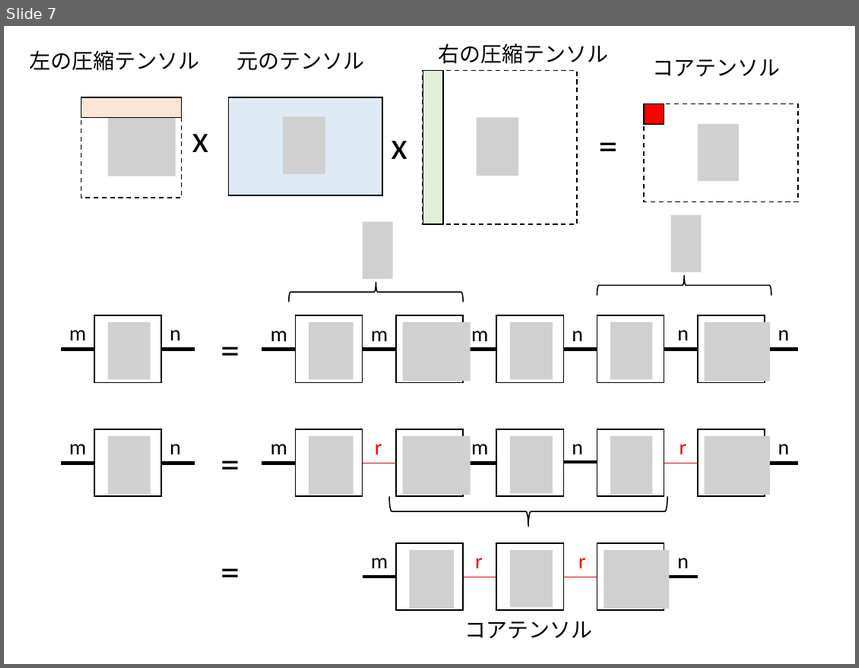
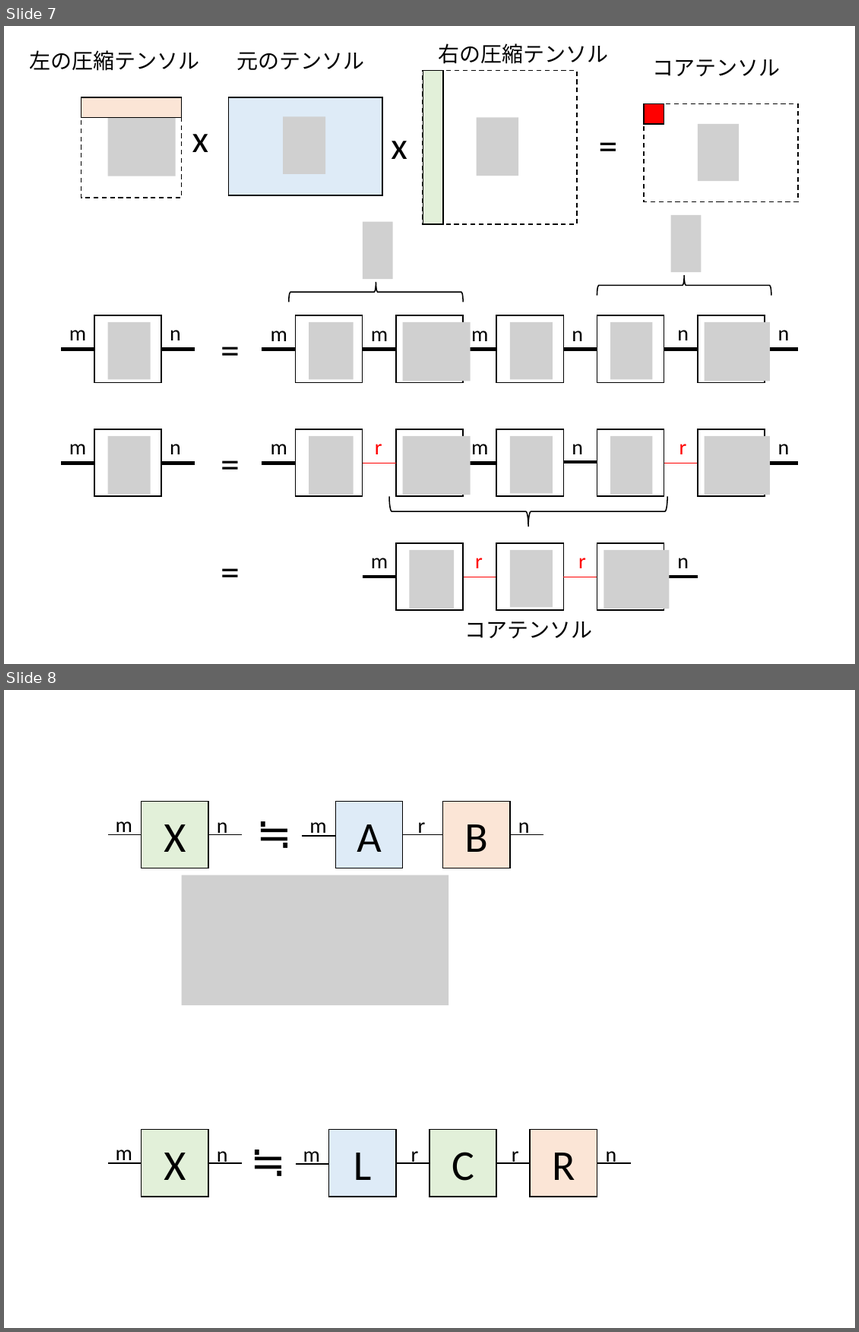
Before and after one commit to kaityo256/qiita, a slide deck: daimyo_tucker/fig.pptx. Shown one above the other, each under a label of ours: slide 7 before the commit, slides 7 and 8 after it. The pictures are 859x668 and 859x1332 pixels, drawn with LibreOffice and Linux fonts; fonts in the diff are those of the drawing; grey boxes stand for pictures. Boxes give left, top, right and bottom in pixels: in the first picture for what was removed or moved away, otherwise in the second. Text is boxed around its words. In the diff, an @@ line names an element or a change of style, - is before the commit and + after.

```diff
--- a/daimyo_tucker/fig.pptx
+++ b/daimyo_tucker/fig.pptx
@@ slide 8 added at [4,690,855,1328], background #FFFFFF @@
@@ rectangle added at [141,802,208,869], fill #E2F0D9, outline #000000 1 pt, 36 pt, text #000000 @@
+X
@@ text added at [248,802,297,862], 36 pt, text #000000 @@
+≒
@@ rectangle added at [336,802,403,869], fill #DEEBF7, outline #000000 1 pt, 36 pt, text #000000 @@
+A
@@ rectangle added at [443,802,510,869], fill #FBE5D6, outline #000000 1 pt, 36 pt, text #000000 @@
+B
@@ text added at [116,821,132,835], 18 pt, text #000000 @@
+m
@@ text added at [217,822,228,835], 18 pt, text #000000 @@
+n
@@ text added at [310,822,326,837], 18 pt, text #000000 @@
+m
@@ text added at [418,822,426,835], 18 pt, text #000000 @@
+r
@@ text added at [519,822,530,835], 18 pt, text #000000 @@
+n
@@ line added from (141, 834) to (108, 834), #000000 1 pt @@
@@ line added from (208, 834) to (243, 834), #000000 1 pt @@
@@ line added from (336, 836) to (302, 836), #000000 1 pt @@
@@ line added from (443, 834) to (403, 834), #000000 1 pt @@
@@ line added from (509, 834) to (544, 834), #000000 1 pt @@
@@ picture added at [182,875,449,1006] @@
@@ rectangle added at [141,1130,208,1198], fill #E2F0D9, outline #000000 1 pt, 36 pt, text #000000 @@
+X
@@ text added at [243,1130,292,1191], 36 pt, text #000000 @@
+≒
@@ rectangle added at [329,1130,396,1198], fill #DEEBF7, outline #000000 1 pt, 36 pt, text #000000 @@
+L
@@ rectangle added at [430,1130,496,1198], fill #E2F0D9, outline #000000 1 pt, 36 pt, text #000000 @@
+C
@@ rectangle added at [530,1130,598,1198], fill #FBE5D6, outline #000000 1 pt, 36 pt, text #000000 @@
+R
@@ line added from (141, 1163) to (108, 1163), #000000 1 pt @@
@@ text added at [116,1150,132,1164], 18 pt, text #000000 @@
+m
@@ line added from (208, 1163) to (243, 1163), #000000 1 pt @@
@@ text added at [217,1151,228,1164], 18 pt, text #000000 @@
+n
@@ line added from (329, 1164) to (296, 1164), #000000 1 pt @@
@@ text added at [303,1151,320,1165], 18 pt, text #000000 @@
+m
@@ line added from (396, 1163) to (430, 1163), #000000 1 pt @@
@@ text added at [411,1151,419,1164], 18 pt, text #000000 @@
+r
@@ line added from (496, 1163) to (530, 1163), #000000 1 pt @@
@@ text added at [512,1151,519,1164], 18 pt, text #000000 @@
+r
@@ line added from (598, 1163) to (630, 1163), #000000 1 pt @@
@@ text added at [606,1151,617,1164], 18 pt, text #000000 @@
+n
```
Also in this commit, not shown: 1 other slide added, 1 other file.
